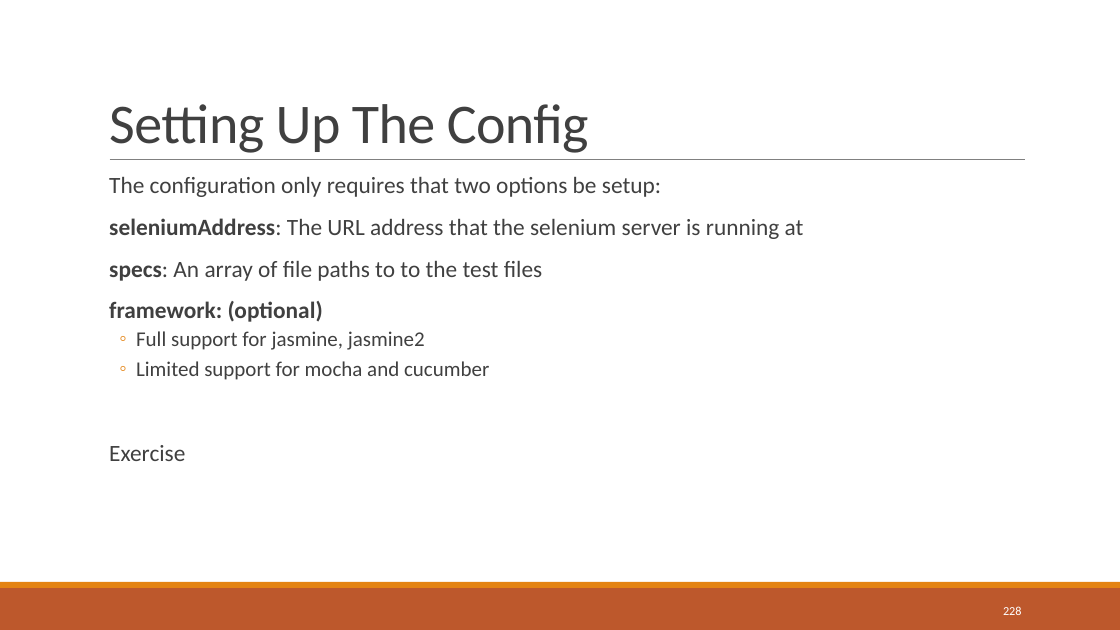
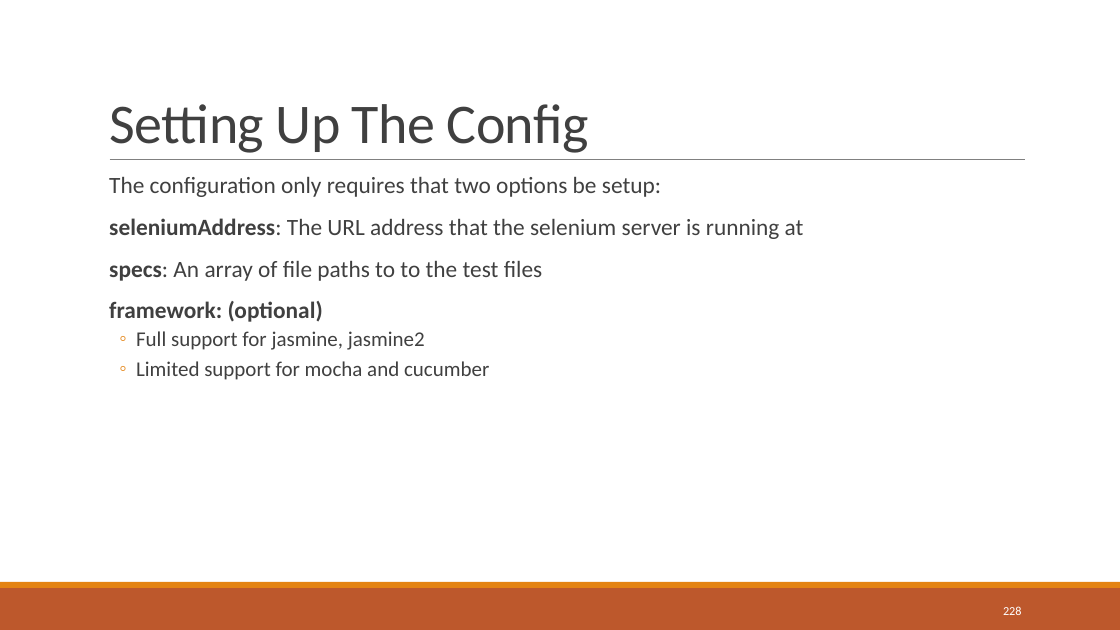
Before and after one commit to sbechtold/angularjs, a slide deck: slide 228 of materials/AngularJS.pptx. Drawn at 1120x630 pixels with LibreOffice and Linux fonts; fonts in the diff are those of the drawing. Boxes give left, top, right and bottom in pixels: in the first picture for what was removed or moved away, otherwise in the second. Text is boxed around its words. In the diff, an @@ line names an element or a change of style, - is before the commit and + after.

Commit message:
Small Chagnes to PPT

```diff
--- a/materials/AngularJS.pptx
+++ b/materials/AngularJS.pptx
@@ text at [109,445,185,461]: paragraph removed @@
-  Exercise
```
Also in this commit, not shown: 1 other file.
